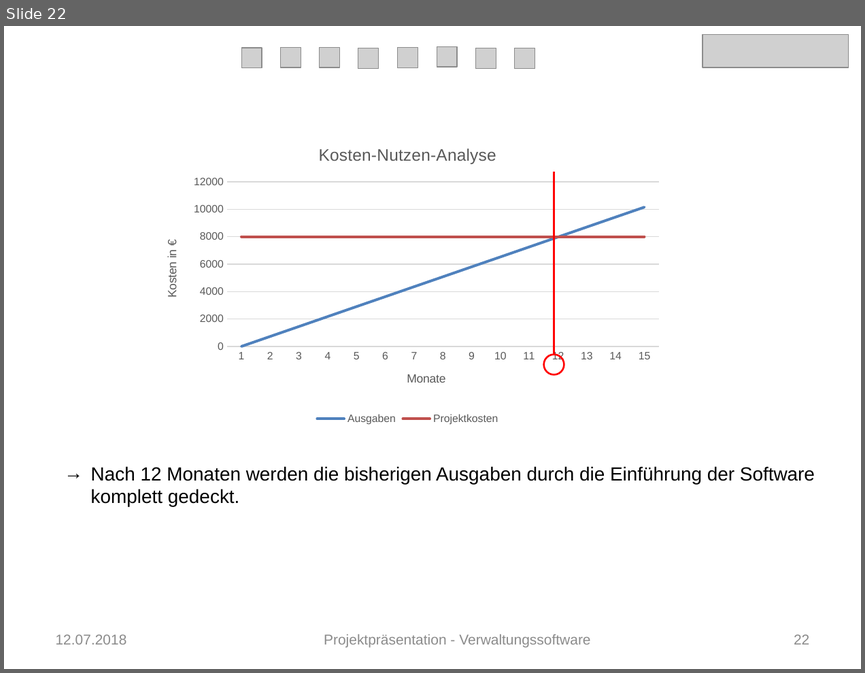
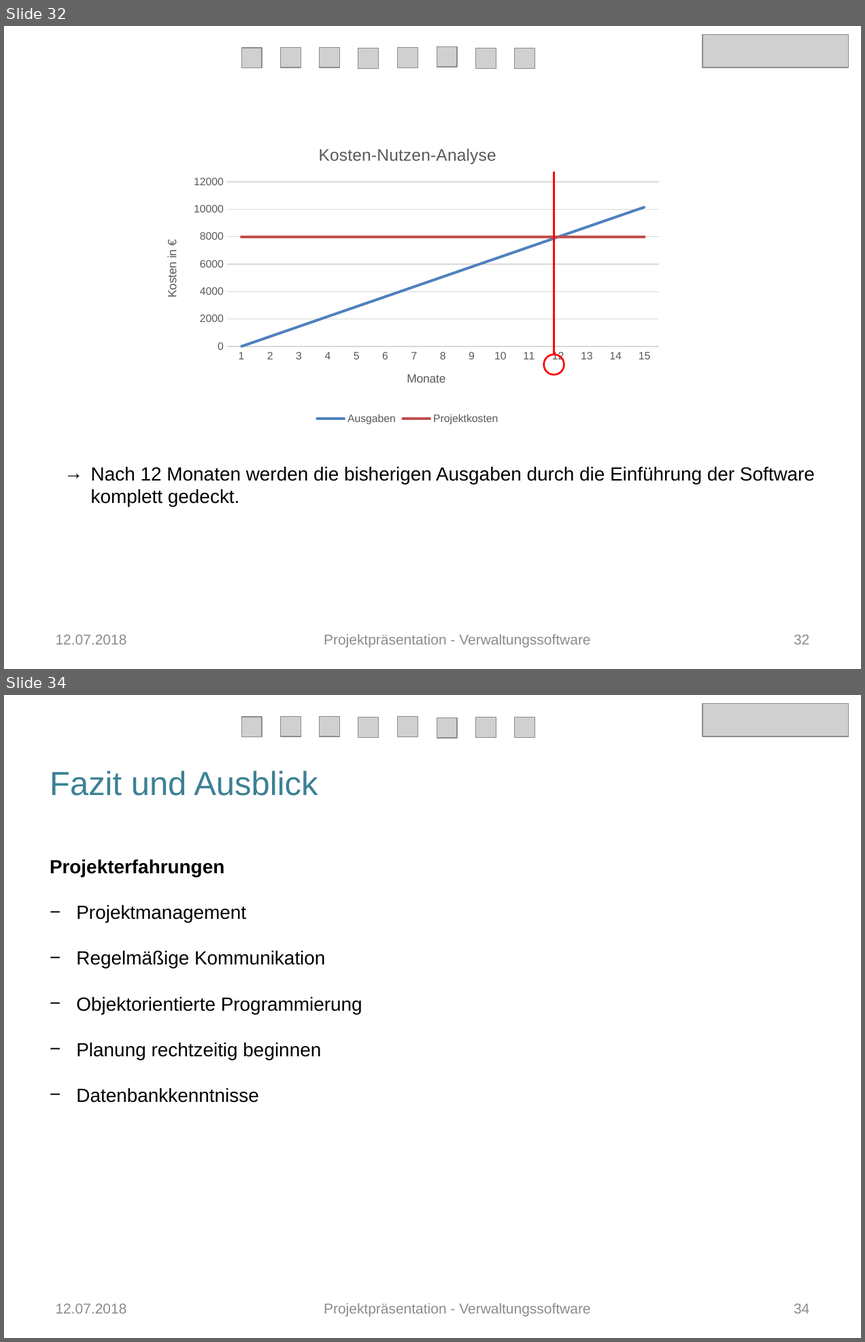
Before and after one commit to Verwaltungsprogramm/Fitnessstudio, a slide deck: Präsentation_FIT.pptx. Shown one above the other, each under a label of ours: slide 22 before the commit, slides 32 and 34 after it; the slides between them are not shown. The pictures are 865x673 and 865x1342 pixels, drawn with LibreOffice and Linux fonts; fonts in the diff are those of the drawing; grey boxes stand for pictures. Boxes give left, top, right and bottom in pixels: in the first picture for what was removed or moved away, otherwise in the second. Text is boxed around its words. In the diff, an @@ line names an element or a change of style, - is before the commit and + after.

```diff
--- a/Präsentation_FIT.pptx
+++ b/Präsentation_FIT.pptx
@@ slide 34 added at box(4, 695, 861, 1338), background #FFFFFF @@
@@ picture added at box(702, 704, 848, 736) @@
@@ picture added at box(241, 717, 262, 737) @@
@@ picture added at box(281, 717, 301, 737) @@
@@ picture added at box(320, 717, 340, 737) @@
@@ picture added at box(358, 717, 379, 738) @@
@@ picture added at box(397, 717, 418, 737) @@
@@ picture added at box(436, 717, 458, 738) @@
@@ picture added at box(475, 717, 496, 738) @@
@@ picture added at box(515, 717, 535, 738) @@
@@ title added at box(50, 770, 317, 796), 28 pt, text #3B8194 @@
+Fazit und Ausblick
@@ text added at box(50, 859, 362, 1102), 16 pt, text #000000 @@
+Projekterfahrungen
+− Projektmanagement
+− Regelmäßige Kommunikation
+− Objektorientierte Programmierung
+− Planung rechtzeitig beginnen
+− Datenbankkenntnisse
@@ text added at box(56, 1303, 127, 1313), 12 pt, text #8C8C8C @@
+12.07.2018
@@ text added at box(324, 1303, 590, 1316), 12 pt, text #8C8C8C @@
+Projektpräsentation - Verwaltungssoftware
@@ page number added at box(793, 1303, 809, 1313), 12 pt, text #8C8C8C @@
+34
@@ what was slide 22 is now slide 32 @@
@@ page number at box(793, 634, 809, 644): text changed @@
-22
+32
```
Also in this commit, not shown: 14 slides changed, 10 other slides added.
